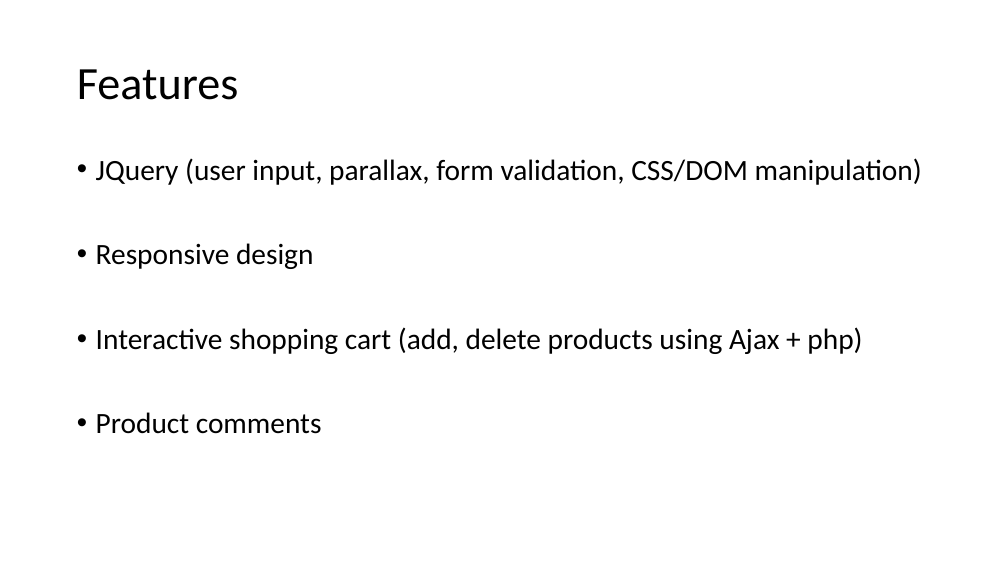
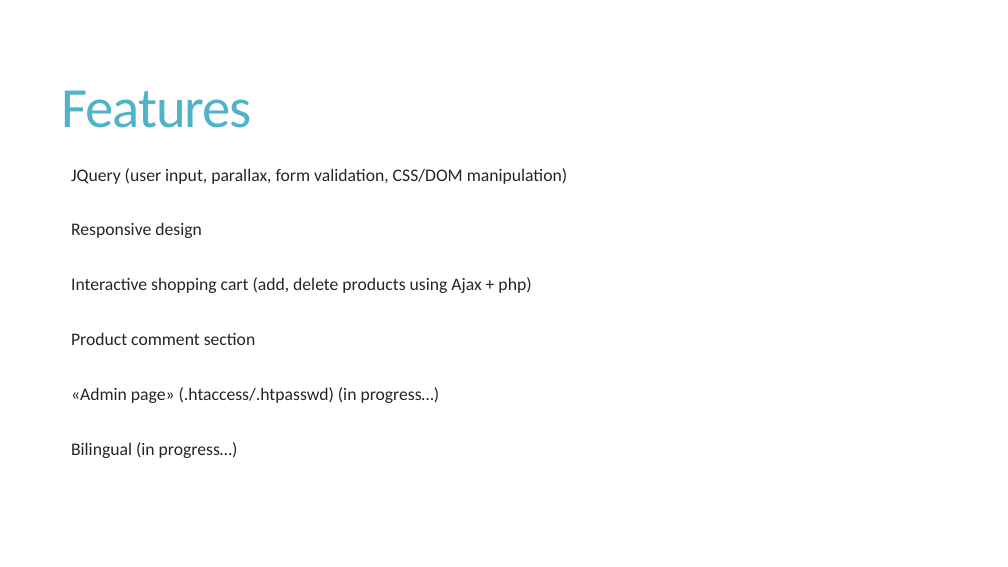
Before and after one commit to seafewd/dankey, a slide deck: slide 3 of presentation.pptx. Drawn at 1008x567 pixels with LibreOffice and Linux fonts; fonts in the diff are those of the drawing. Boxes give left, top, right and bottom in pixels: in the first picture for what was removed or moved away, otherwise in the second. Text is boxed around its words. In the diff, an @@ line names an element or a change of style, - is before the commit and + after.

```diff
--- a/presentation.pptx
+++ b/presentation.pptx
@@ title "Features": place and size @@
-title "Features" at bbox=[77, 69, 238, 100]
+title "Features" at bbox=[62, 90, 251, 128]
@@ title "Features" at bbox=[62, 90, 251, 128]: size 44 to 54 pt, text colour #000000 to #50B4C8, letter spacing 0 to -1.2 pt; line spacing 0.9 to 0.85 @@
@@ text "JQuery (user input, parallax, form ...": place and size @@
-text "JQuery (user input, parallax, form ..." at bbox=[96, 158, 922, 434]
+text "JQuery (user input, parallax, form ..." at bbox=[71, 168, 567, 458]
@@ text at bbox=[71, 168, 567, 293]: size 28 to 16.8 pt, text colour #000000 to #262626 in "JQuery (user input, parallax, form validation, CSS/DOM ...", "Responsive design", "Interactive shopping cart (add, delete products using ..."; bullet • to  ; line spacing 0.9 to 0.65; more space between paragraphs @@
@@ text at bbox=[71, 332, 440, 458]: text changed; size 28 to 16.8 pt; text colour #000000 to #262626 @@
-• Product comments
+  Product comment section
+  «Admin page» (.htaccess/.htpasswd) (in progress…)
+  Bilingual (in progress…)
```
Also in this commit, not shown: 2 other slides changed, 5 other files.
